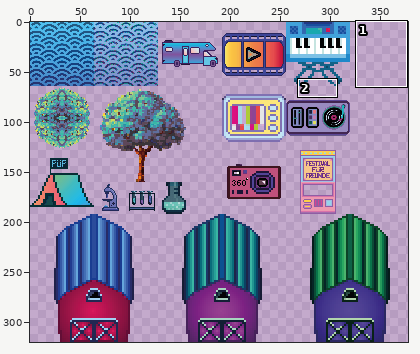
Two states of a sprite sheet, Tils/Tilset_objects.png. Above, an overview of the earlier version with the close-up marked.
Close-up. The starting point:
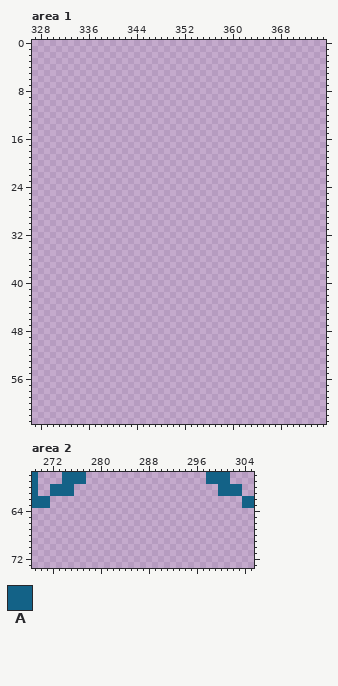
The file is 384x320 pixels. Shown: area 1: x 327..375, y 0..63; area 2: x 269..305, y 58..73. The wide view leaves out empty margins. The commit also changed other parts of the picture, which this record leaves out.
Palette (. is transparent): A #136287
Pixels before, area 1 (only the part around the change), first column x 327:
 0 .................................................
 1 .................................................
 2 .................................................
 3 .................................................
 4 .................................................
 5 .................................................
 6 .................................................
 7 .................................................
 8 .................................................
 9 .................................................
10 .................................................
11 .................................................
12 .................................................
13 .................................................
14 .................................................
15 .................................................
16 .................................................
17 .................................................
18 .................................................
19 .................................................
20 .................................................
21 .................................................
22 .................................................
23 .................................................
24 .................................................
25 .................................................
26 .................................................
27 .................................................
28 .................................................
29 .................................................
30 .................................................
31 .................................................
32 .................................................
33 .................................................
34 .................................................
35 .................................................
36 .................................................
37 .................................................
38 .................................................
39 .................................................
40 .................................................
41 .................................................
42 .................................................
43 .................................................
44 .................................................
45 .................................................
46 .................................................
47 .................................................
48 .................................................
49 .................................................
50 .................................................
51 .................................................
52 .................................................
53 .................................................
54 .................................................
55 .................................................
56 .................................................
57 .................................................
58 .................................................
59 .................................................
60 .................................................
61 .................................................
62 .................................................
63 .................................................
Pixels before, area 2, first column x 269:
58 A....AAAA....................AAAA....
59 A....AAAA....................AAAA....
60 A..AAAA........................AAAA..
61 A..AAAA........................AAAA..
62 AAA................................AA
63 AAA................................AA
And afterwards:
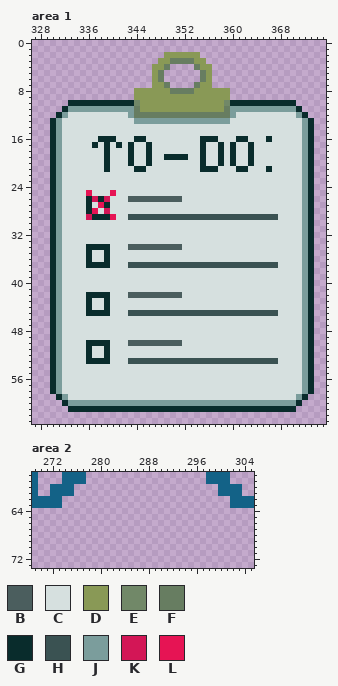
Colours new in this view: B #4b5e5e  C #d6e0df  D #899956  E #718868  F #677d61  G #092c2c  H #3a5252  J #7b9d9c  K #d31656  L #e61454
From old to new:
Changed rows in their new state; - is an unchanged pixel.
Area 1:
first column x 330:
 2 -------------------DDDDDD-------------------
 3 ------------------DDFFFFDD------------------
 4 -----------------DDF----FDD-----------------
 5 -----------------DF------FD-----------------
 6 -----------------DF------FD-----------------
 7 -----------------DDF----FDD-----------------
 8 --------------DDDDDDFFFFDDDDDD--------------
 9 --------------DDDDDDDDDDDDDDDD--------------
10 ---GGGGGGGGGGGEDDDDDDDDDDDDDDEGGGGGGGGGGG---
11 --GJJJJJJJJJJJFDDDDDDDDDDDDDDFJJJJJJJJJJJG--
12 -GJCCCCCCCCCCJFFFFFFFFFFFFFFFFJCCCCCCCCCCJG-
13 GJCCCCCCCCCCCCJJJJJJJJJJJJJJJJCCCCCCCCCCCCJG
14 GJCCCCCCCCCCCCCCCCCCCCCCCCCCCCCCCCCCCCCCCCJG
15 GJCCCCCCCCCCCCCCCCCCCCCCCCCCCCCCCCCCCCCCCCJG
16 GJCCCCCCGGGCCCGGCCCCCCCCCGGGCCCGGCCCGCCCCCJG
17 GJCCCCCGCGCGCGCCGCCCCCCCCGCCGCGCCGCCCCCCCCJG
18 GJCCCCCCCGCCCGCCGCCCCCCCCGCCGCGCCGCCCCCCCCJG
19 GJCCCCCCCGCCCGCCGCCGGGGCCGCCGCGCCGCCCCCCCCJG
20 GJCCCCCCCGCCCGCCGCCCCCCCCGCCGCGCCGCCCCCCCCJG
21 GJCCCCCCCGCCCCGGCCCCCCCCCGGGCCCGGCCCGCCCCCJG
22 GJCCCCCCCCCCCCCCCCCCCCCCCCCCCCCCCCCCCCCCCCJG
23 GJCCCCCCCCCCCCCCCCCCCCCCCCCCCCCCCCCCCCCCCCJG
24 GJCCCCCCCCCCCCCCCCCCCCCCCCCCCCCCCCCCCCCCCCJG
25 GJCCCCLCCCLCCCCCCCCCCCCCCCCCCCCCCCCCCCCCCCJG
26 GJCCCCGKGKCCCBBBBBBBBBCCCCCCCCCCCCCCCCCCCCJG
27 GJCCCCGCLGCCCCCCCCCCCCCCCCCCCCCCCCCCCCCCCCJG
28 GJCCCCGLCKCCCCCCCCCCCCCCCCCCCCCCCCCCCCCCCCJG
29 GJCCCCKGGGLCCHHHHHHHHHHHHHHHHHHHHHHHHHCCCCJG
30 GJCCCCCCCCCCCCCCCCCCCCCCCCCCCCCCCCCCCCCCCCJG
31 GJCCCCCCCCCCCCCCCCCCCCCCCCCCCCCCCCCCCCCCCCJG
32 GJCCCCCCCCCCCCCCCCCCCCCCCCCCCCCCCCCCCCCCCCJG
33 GJCCCCCCCCCCCCCCCCCCCCCCCCCCCCCCCCCCCCCCCCJG
34 GJCCCCGGGGCCCBBBBBBBBBCCCCCCCCCCCCCCCCCCCCJG
35 GJCCCCGCCGCCCCCCCCCCCCCCCCCCCCCCCCCCCCCCCCJG
36 GJCCCCGCCGCCCCCCCCCCCCCCCCCCCCCCCCCCCCCCCCJG
37 GJCCCCGGGGCCCHHHHHHHHHHHHHHHHHHHHHHHHHCCCCJG
38 GJCCCCCCCCCCCCCCCCCCCCCCCCCCCCCCCCCCCCCCCCJG
39 GJCCCCCCCCCCCCCCCCCCCCCCCCCCCCCCCCCCCCCCCCJG
40 GJCCCCCCCCCCCCCCCCCCCCCCCCCCCCCCCCCCCCCCCCJG
41 GJCCCCCCCCCCCCCCCCCCCCCCCCCCCCCCCCCCCCCCCCJG
42 GJCCCCGGGGCCCBBBBBBBBBCCCCCCCCCCCCCCCCCCCCJG
43 GJCCCCGCCGCCCCCCCCCCCCCCCCCCCCCCCCCCCCCCCCJG
44 GJCCCCGCCGCCCCCCCCCCCCCCCCCCCCCCCCCCCCCCCCJG
45 GJCCCCGGGGCCCHHHHHHHHHHHHHHHHHHHHHHHHHCCCCJG
46 GJCCCCCCCCCCCCCCCCCCCCCCCCCCCCCCCCCCCCCCCCJG
47 GJCCCCCCCCCCCCCCCCCCCCCCCCCCCCCCCCCCCCCCCCJG
48 GJCCCCCCCCCCCCCCCCCCCCCCCCCCCCCCCCCCCCCCCCJG
49 GJCCCCCCCCCCCCCCCCCCCCCCCCCCCCCCCCCCCCCCCCJG
50 GJCCCCGGGGCCCBBBBBBBBBCCCCCCCCCCCCCCCCCCCCJG
51 GJCCCCGCCGCCCCCCCCCCCCCCCCCCCCCCCCCCCCCCCCJG
52 GJCCCCGCCGCCCCCCCCCCCCCCCCCCCCCCCCCCCCCCCCJG
53 GJCCCCGGGGCCCHHHHHHHHHHHHHHHHHHHHHHHHHCCCCJG
54 GJCCCCCCCCCCCCCCCCCCCCCCCCCCCCCCCCCCCCCCCCJG
55 GJCCCCCCCCCCCCCCCCCCCCCCCCCCCCCCCCCCCCCCCCJG
56 GJCCCCCCCCCCCCCCCCCCCCCCCCCCCCCCCCCCCCCCCCJG
57 GJCCCCCCCCCCCCCCCCCCCCCCCCCCCCCCCCCCCCCCCCJG
58 GJCCCCCCCCCCCCCCCCCCCCCCCCCCCCCCCCCCCCCCCCJG
59 -GJCCCCCCCCCCCCCCCCCCCCCCCCCCCCCCCCCCCCCCJG-
60 --GJJJJJJJJJJJJJJJJJJJJJJJJJJJJJJJJJJJJJJG--
61 ---GGGGGGGGGGGGGGGGGGGGGGGGGGGGGGGGGGGGGG---
Area 2:
first column x 272:
62 AA----------------------------AA
63 AA----------------------------AA
